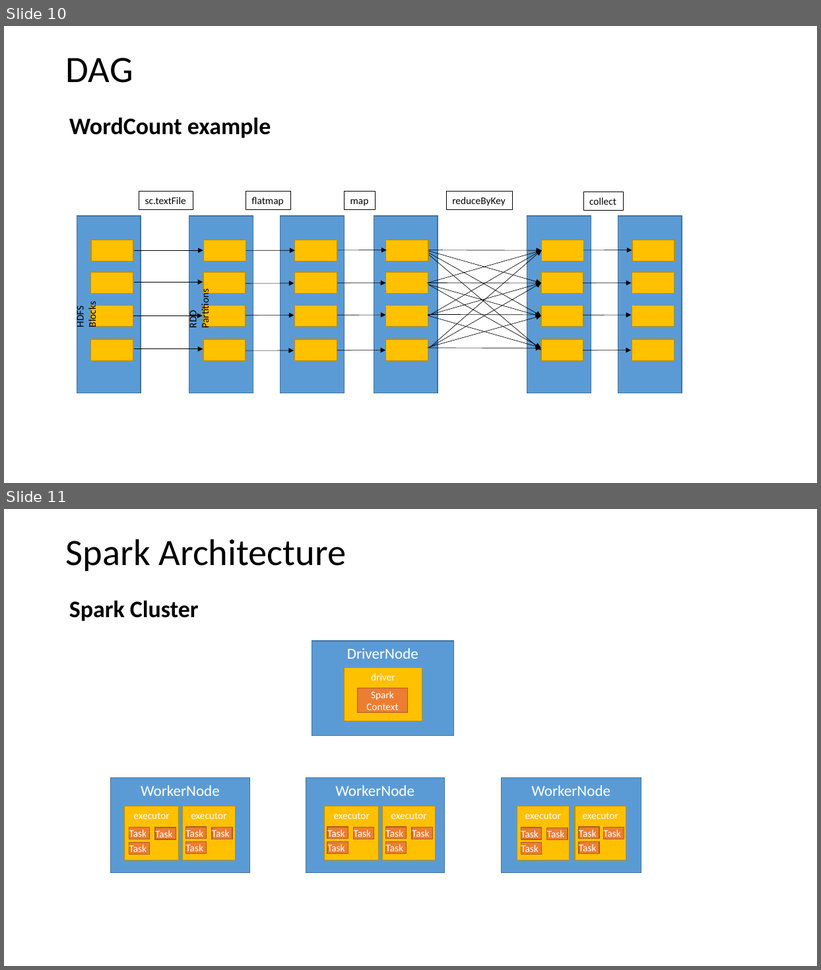
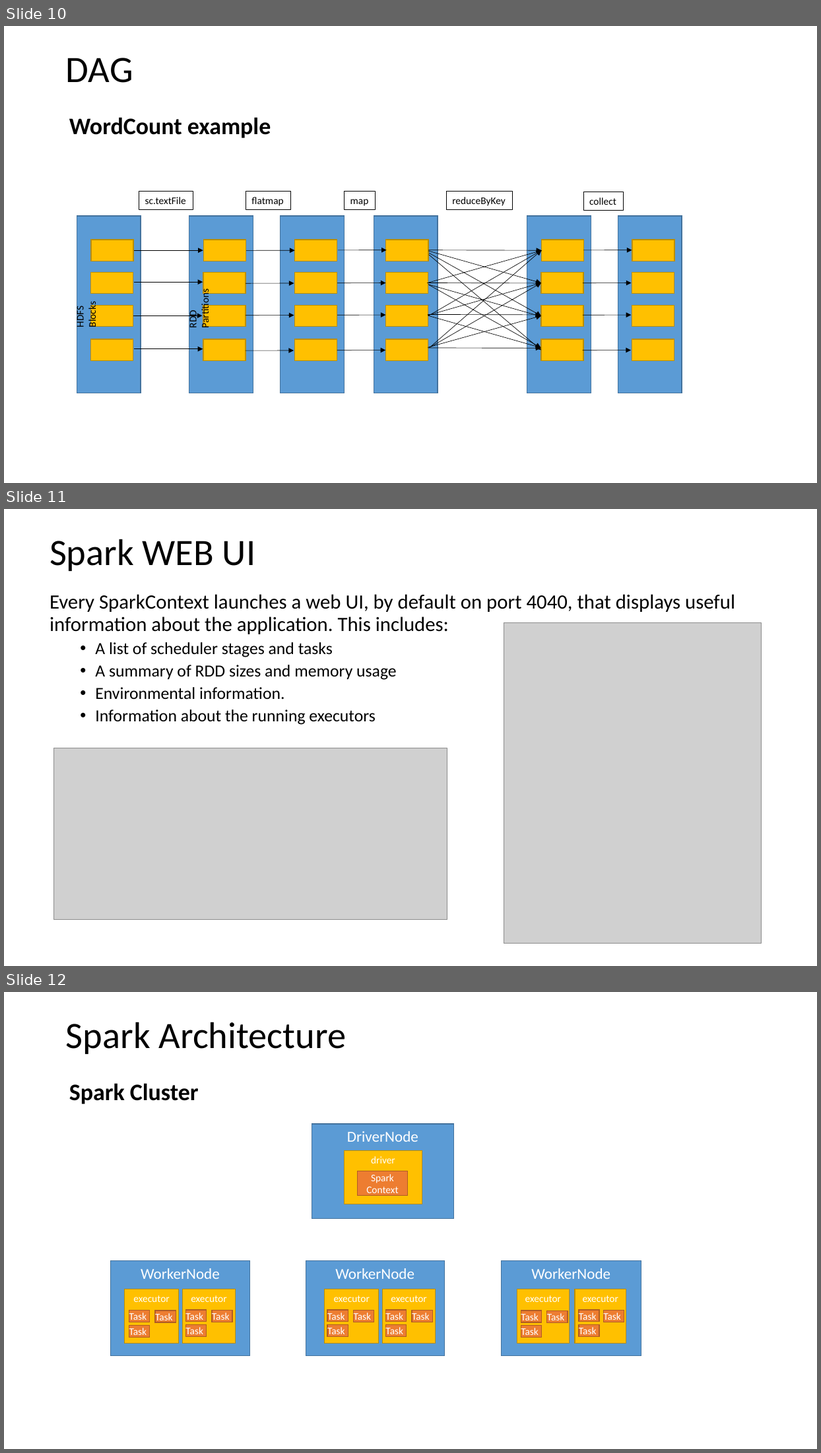
Before and after one commit to prasanthkothuri/sparkTraining, a slide deck: slides/Introduction_to_Spark.pptx. Shown one above the other, each under a label of ours: slides 10 and 11 before the commit, slides 10, 11 and 12 after it. The pictures are 821x970 and 821x1453 pixels, drawn with LibreOffice and Linux fonts; fonts in the diff are those of the drawing; grey boxes stand for pictures. Boxes give left, top, right and bottom in pixels: in the first picture for what was removed or moved away, otherwise in the second. Text is boxed around its words. In the diff, an @@ line names an element or a change of style, - is before the commit and + after.

```diff
--- a/slides/Introduction_to_Spark.pptx
+++ b/slides/Introduction_to_Spark.pptx
@@ slide 11 added at [4,509,817,966], background #FFFFFF @@
@@ title added at [50,539,255,571], 44 pt, text #000000 @@
+Spark WEB UI
@@ text added at [50,594,735,725], 20 pt, text #000000 @@
+Every SparkContext launches a web UI, by default on port 4040, that displays useful information about the application. This includes:
+  • A list of scheduler stages and tasks
+  • A summary of RDD sizes and memory usage
+  • Environmental information.
+  • Information about the running executors
@@ picture added at [504,623,761,944] @@
@@ picture added at [54,748,448,920] @@
@@ what was slide 11 is now slide 12 @@
```
Also in this commit, not shown: 2 slides changed, 3 other slides added, 4 other files.
